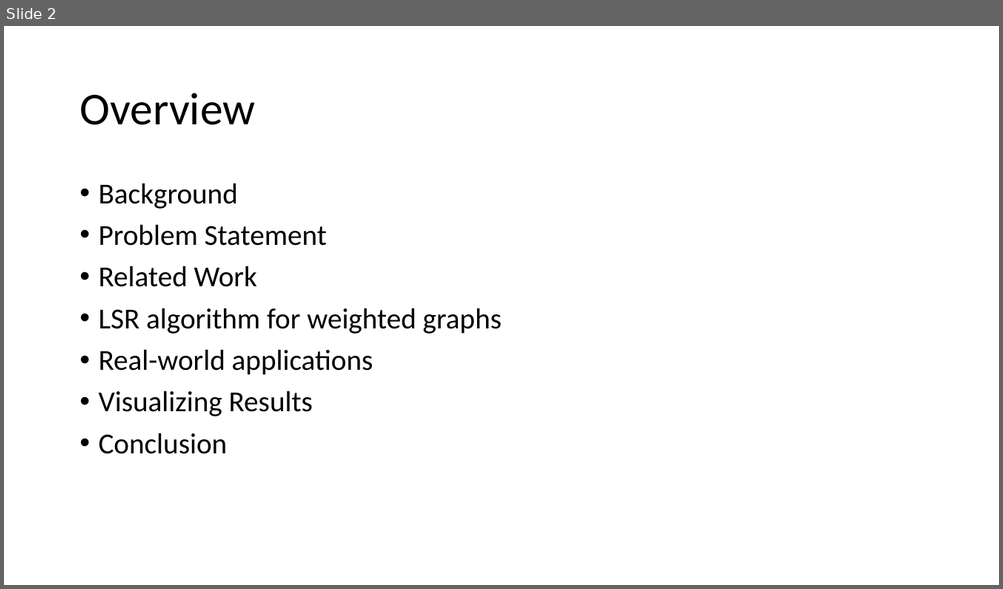
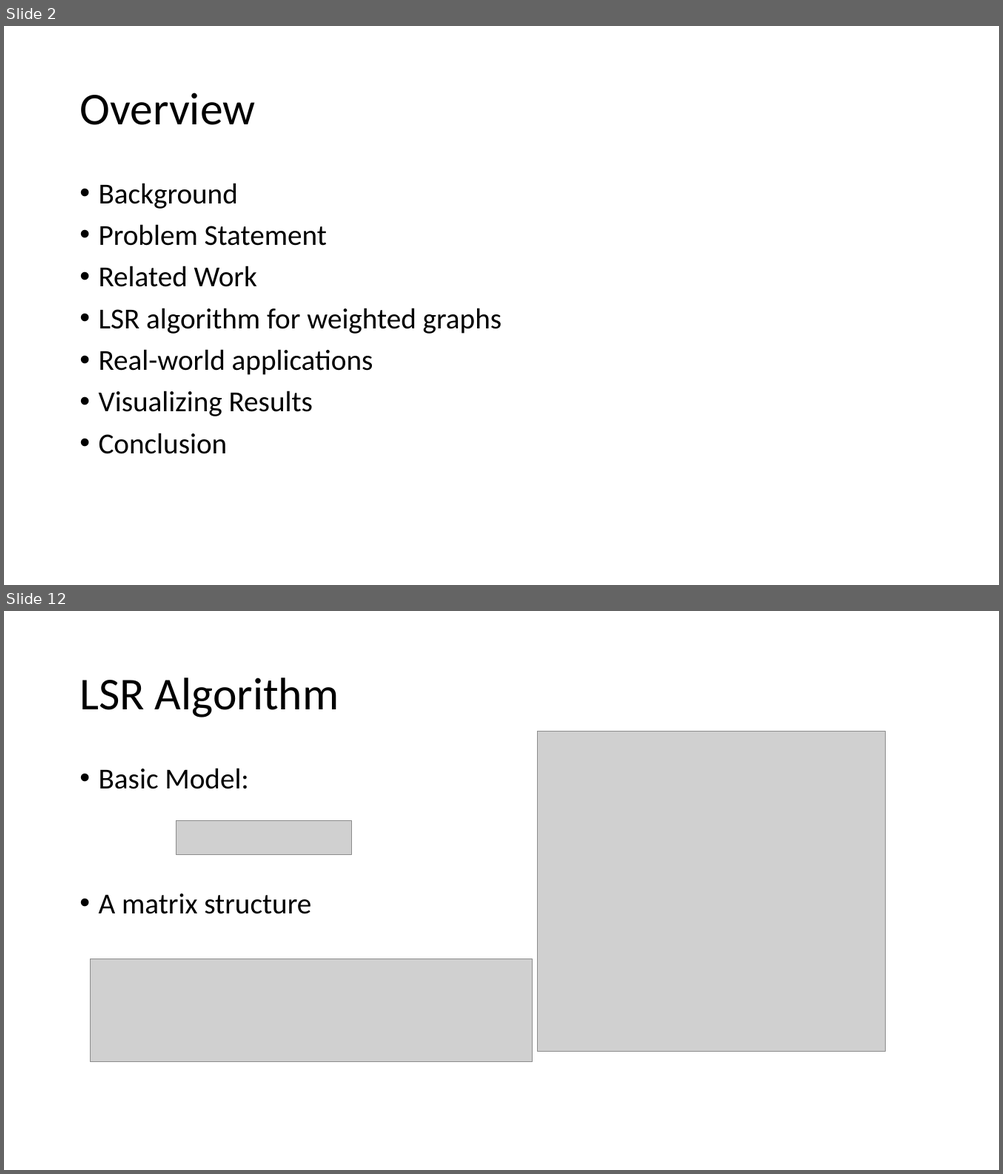
Before and after one commit to mikh/CS591-Social-Networks, a slide deck: PPT/skeleton.ppt.pptx. Shown one above the other, each under a label of ours: slide 2 before the commit, slides 2 and 12 after it; the slides between them are not shown. The pictures are 1003x589 and 1003x1174 pixels, drawn with LibreOffice and Linux fonts; fonts in the diff are those of the drawing; grey boxes stand for pictures; background and template pictures are left out. Boxes give left, top, right and bottom in pixels: in the first picture for what was removed or moved away, otherwise in the second. Text is boxed around its words. In the diff, an @@ line names an element or a change of style, - is before the commit and + after.

```diff
--- a/PPT/skeleton.ppt.pptx
+++ b/PPT/skeleton.ppt.pptx
@@ slide 12 added at (4, 611, 999, 1170), background picture (left out) @@
@@ title added at (79, 678, 338, 718), 44 pt, text #000000 @@
+LSR Algorithm
@@ picture added at (538, 732, 886, 1052) @@
@@ text added at (99, 768, 311, 914), 28 pt, text #000000 @@
+• Basic Model:
+• A matrix structure
@@ picture added at (176, 820, 352, 855) @@
@@ picture added at (90, 960, 532, 1062) @@
```
Also in this commit, not shown: 6 slides changed, 16 other slides added, 2 slides removed, 6 other files.
